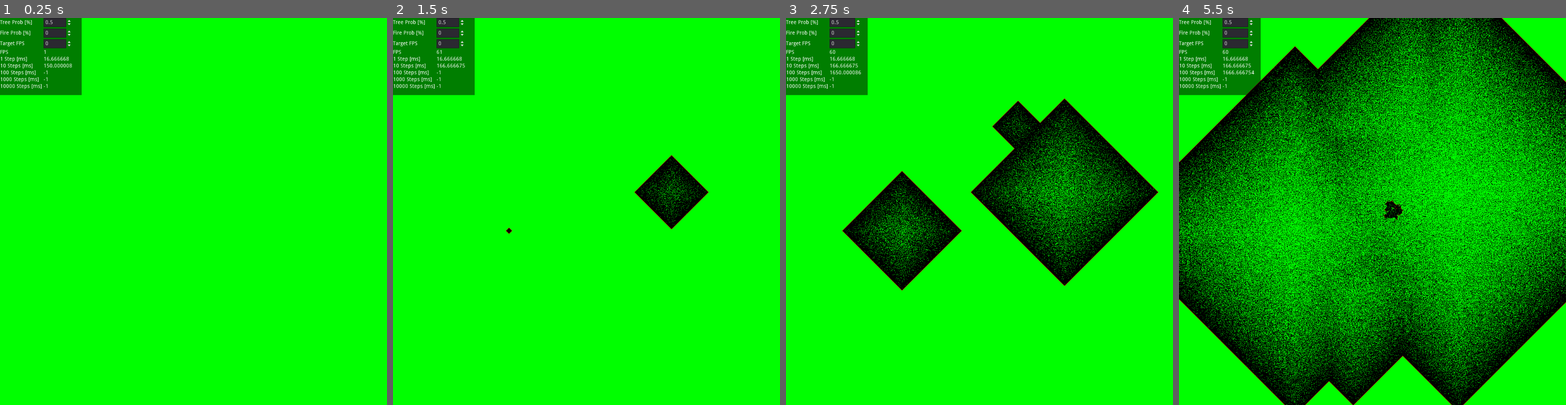
Above: before the commit, frames 1-4 (left to right).
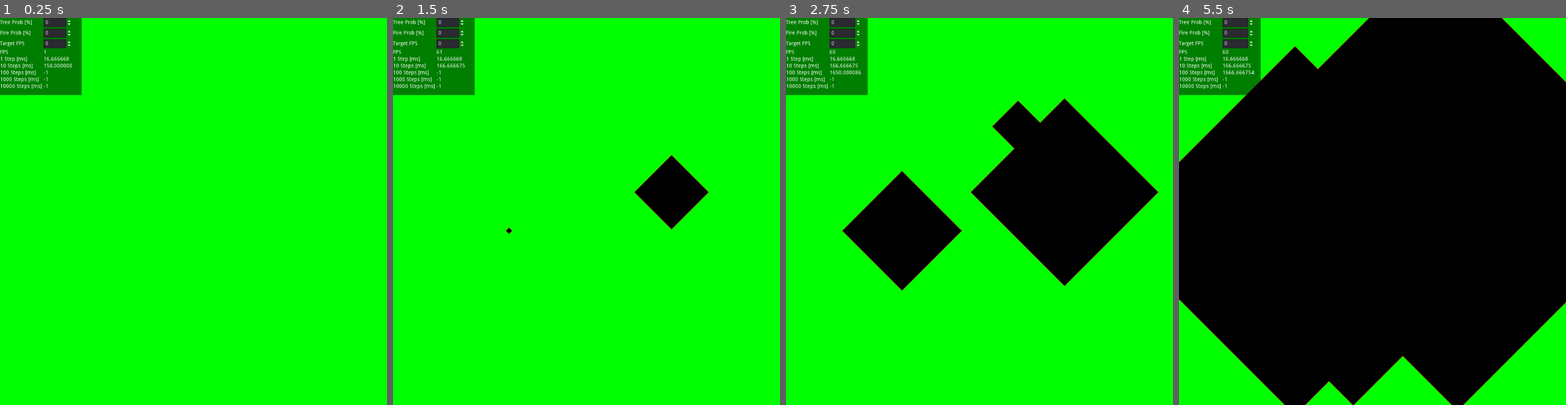
Above: after the commit, the same moments.

Repository: max-deutsch/cellular-map
Game: Godot game, scene res://ForestFire.tscn
The game is run twice, just before and just after one commit, with the same random seed, the same clock (stepped at 60 frames per second) and the same inputs.
Inputs (mouse positions are in pixels of both pictures, inside the frame that each line leads up to):
- Up to frame 1 (0.25 s): no input
- Up to frame 2 (1.5 s): tap Enter at 0.5 s; move the mouse to (671, 192) at 0.52 s; click (671, 192) at 0.67 s; move the mouse to (509, 230) at 1.27 s; click (509, 230) at 1.42 s
- Up to frame 3 (2.75 s): move the mouse to (1018, 126) at 2.02 s; click (1018, 126) at 2.17 s
- Up to frame 4 (5.5 s): move the mouse to (1353, 288) at 2.77 s; click (1353, 288) at 2.92 s; move the mouse to (1488, 269) at 3.52 s; click (1488, 269) at 3.67 s; move the mouse to (1256, 153) at 4.27 s; click (1256, 153) at 4.42 s; move the mouse to (1391, 211) at 5.02 s; click (1391, 211) at 5.17 s

The runs differ from the first frame. In frame 1, less than 0.1% of the frame differs, in the area x 12-14%, y 0-2%; in frame 2, 0.4%; in frame 3, 7.1%; in frame 4, 60%, in the area x 0-100%, y 0-100%.

Commit message:
Fix randomness by using sin(TIME)

Diff:
--- a/ForestFire.shader
+++ b/ForestFire.shader
@@ -22,6 +22,7 @@
 
 // https://godotshaders.com/snippet/random-value/
 float random (vec2 uv) {
+	uv = uv + sin(TIME);
     return fract(sin(dot(uv.xy,
         vec2(12.9898,78.233))) * 43758.5453123);
 }
@@ -64,15 +65,14 @@
 			// A cell containing a tree without a neighbor on fire will catch fire with a probability
 			if(neighbourFireCount > 0) {
 				result = fire;
-			} else if(random(uv + TIME) < fireProbability) {
+			} else if(random(uv) < fireProbability) {
 				result = fire;
 			}
 		}
 	} else if (cell.r > 0.0) {
-		// COLOR = fire; // TODO remove
 		// A cell with a burning tree will become empty
 		result = empty;
-	} else if(random(uv + TIME) < treeProbability) {
+	} else if(random(uv) < treeProbability) {
 		// An empty cell will grow a new tree with a probability
 		result = tree;
 	}
--- a/ForestFire.tscn
+++ b/ForestFire.tscn
@@ -22,7 +22,6 @@
 
 [node name="Viewport1" type="Viewport" parent="."]
 size = Vector2( 1024, 1024 )
-transparent_bg = true
 
 [node name="Sprite1" type="Sprite" parent="Viewport1"]
 material = ExtResource( 4 )
@@ -31,7 +30,6 @@
 
 [node name="Viewport2" type="Viewport" parent="."]
 size = Vector2( 1024, 1024 )
-transparent_bg = true
 
 [node name="Sprite2" type="Sprite" parent="Viewport2"]
 material = ExtResource( 4 )
@@ -67,7 +65,6 @@
 margin_left = 115.0
 margin_right = 189.0
 margin_bottom = 24.0
-step = 0.5
 
 [node name="FireProbLabel" type="Label" parent="UIContainer/HBoxContainer"]
 margin_top = 33.0
@@ -80,7 +77,6 @@
 margin_top = 28.0
 margin_right = 189.0
 margin_bottom = 52.0
-step = 0.5
 
 [node name="TargetFPSLabel" type="Label" parent="UIContainer/HBoxContainer"]
 margin_top = 61.0
--- a/TextureRectFinalDisplay.gd
+++ b/TextureRectFinalDisplay.gd
@@ -32,7 +32,7 @@
 	FireProbInput.connect("value_changed", self, "on_fire_prob_change")
 	TargetFPSInput.connect("value_changed", self, "on_target_fps_change")
 
-	TreeProbInput.set_value(0.5);
+	TreeProbInput.set_value(0.0);
 	FireProbInput.set_value(0.0);
 	TargetFPSInput.set_value(0.0);
 
@@ -68,7 +68,6 @@
 		var pos = event.position
 		var ui_rect: Rect2 = UIContainer.get_rect()
 		valid_mouse_pos  = not ui_rect.has_point(pos)
-#		print("%s %s %s" % [str(pos), str(ui_rect), str(has_point)])
 		Sprite1.material.set_shader_param("mouse_position", pos)
 
 func _process(delta):
